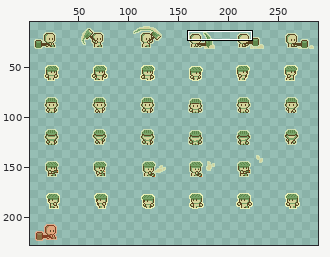
Sprite sheet: Assets/Resources/00_Art/_Builder/buildersheet.png. The first picture is a wide view before the edit; the outline marks the close-up.
Close-up. Before the edit:
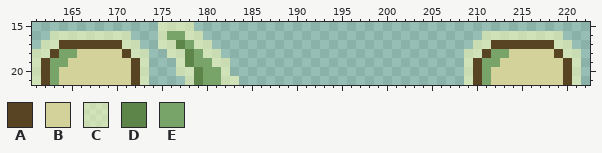
The file is 320x280 pixels. Shown: x 161..222, y 15..21. The wide view leaves out empty margins. The commit also changed other parts of the picture, which this record leaves out.
Palette (. is transparent): A #584422  B #d4d29b  C #ffffba8c  D #5e8549  E #78a46a
Pixels before, first column x 161:
15 ..............CCCC...........................................
16 ..CCCCCCCCC...CEECC...............................CCCCCCCCC..
17 .CCAAAAAAACC..CCDECC.............................CCAAAAAAACC.
18 CCAEEBBBBBACC..CCDECC...........................CCAEEBBBBBACC
19 CAEEBBBBBBBAC...CDEECC..........................CAEEBBBBBBBAC
20 CAEBBBBBBBBAC...CCDEEC..........................CAEBBBBBBBBAC
21 CAEBBBBBBBBAC....CDEECC.........................CAEBBBBBBBBAC
After:
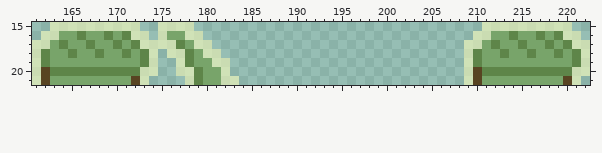
The exact change:
Changed rows in their new state; - is an unchanged pixel.
first column x 161:
15 --CCCCCCCCCC--------------------------------------CCCCCCCCCC--
16 -C-EEDEEDEDCC------------------------------------C-EEDEEDEDCC-
17 C-EDEEDEEDEDCC----------------------------------C-EDEEDEEDEDCC
18 -DE-DEEDEEDEDC-----------------------------------DE-DEEDEEDEDC
19 -D--EEEEEEEEDC-----------------------------------D--EEEEEEEEDC
20 --DDDDDDDDDD-C------------------------------------DDDDDDDDDD-C
21 ---EEEEEEEE----------------------------------------EEEEEEEE---
Where, in picture pixels (left, top, right, bottom), the same in both close-ups:
changed: (32, 22, 158, 85)
changed: (464, 22, 590, 85)
